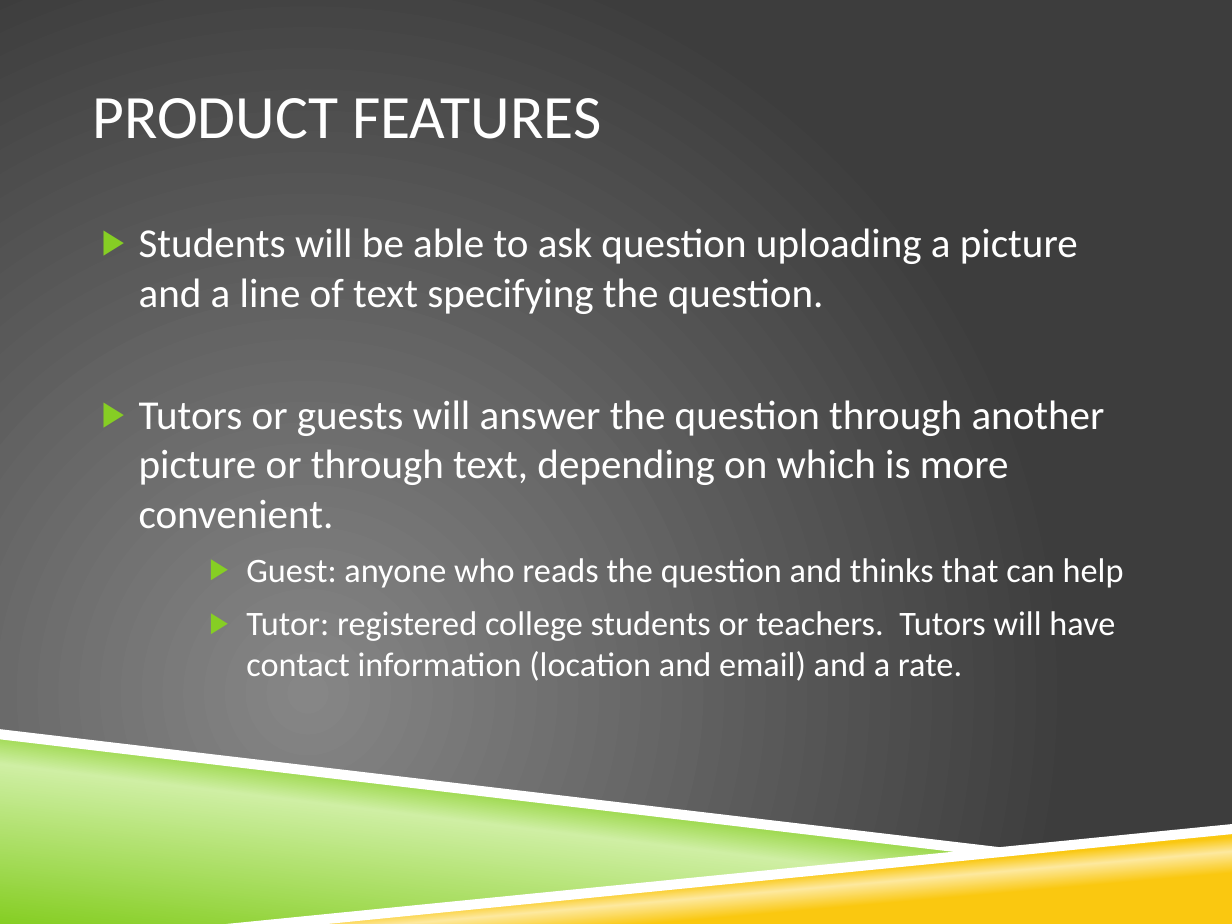
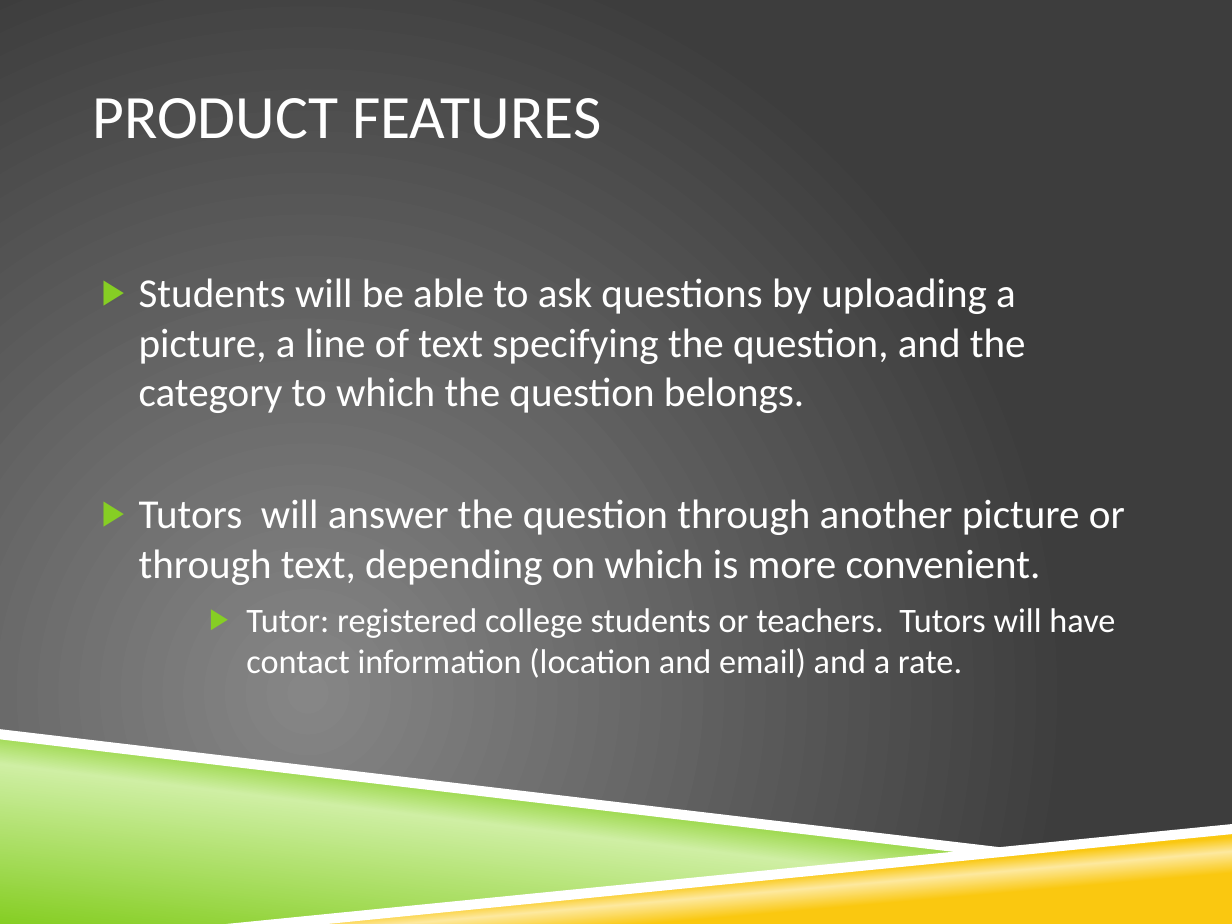
Before and after one commit to razfriman/Snap2Ask, a slide deck: slide 8 of Proposal.pptx (slide 5 before the commit). Drawn at 1232x924 pixels with LibreOffice and Linux fonts; fonts in the diff are those of the drawing; background and template pictures are left out. Boxes give left, top, right and bottom in pixels: in the first picture for what was removed or moved away, otherwise in the second. Text is boxed around its words. In the diff, an @@ line names an element or a change of style, - is before the commit and + after.

Commit message:
final presentation

```diff
--- a/Proposal.pptx
+++ b/Proposal.pptx
@@ text "Students will be able to ...": place and size @@
-text "Students will be able to ..." at bbox=[139, 228, 1124, 681]
+text "Students will be able to ..." at bbox=[139, 278, 1125, 678]
@@ text at bbox=[139, 278, 1125, 585]: text changed @@
-▶ Students will be able to ask question uploading a picture and a line of text specifying the question.
-▶ Tutors or guests will answer the question through another picture or through text, depending on which is more convenient.
-    ▶ Guest: anyone who reads the question and thinks that can help
+▶ Students will be able to ask questions by uploading a picture, a line of text specifying the question, and the category to which the question belongs.
+▶ Tutors will answer the question through another picture or through text, depending on which is more convenient.
```
Also in this commit, not shown: 3 other slides changed, 3 slides added.
